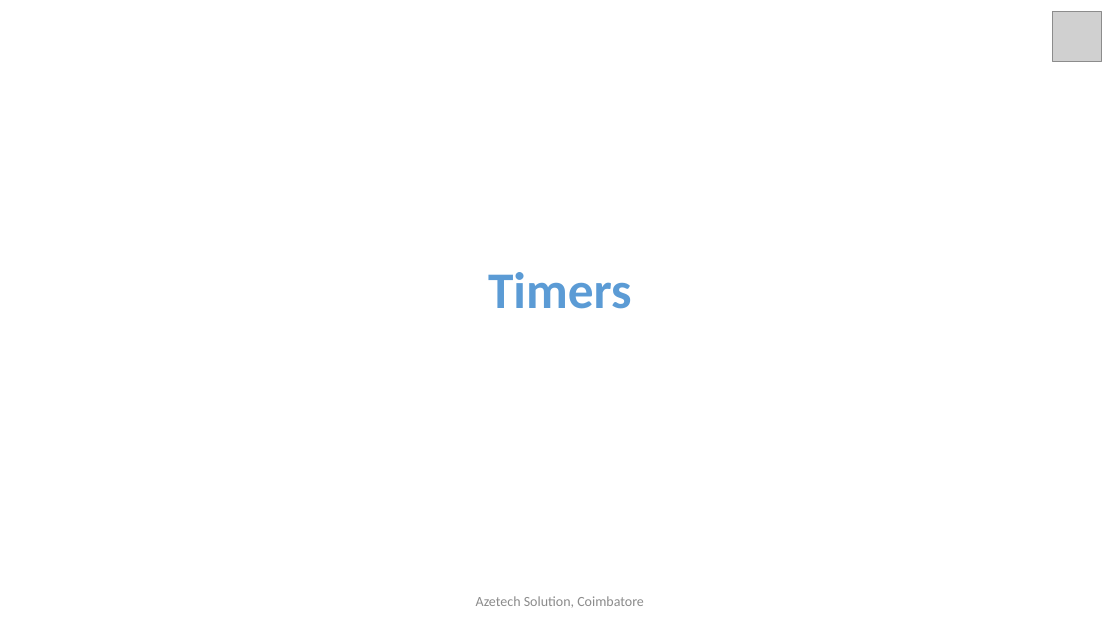
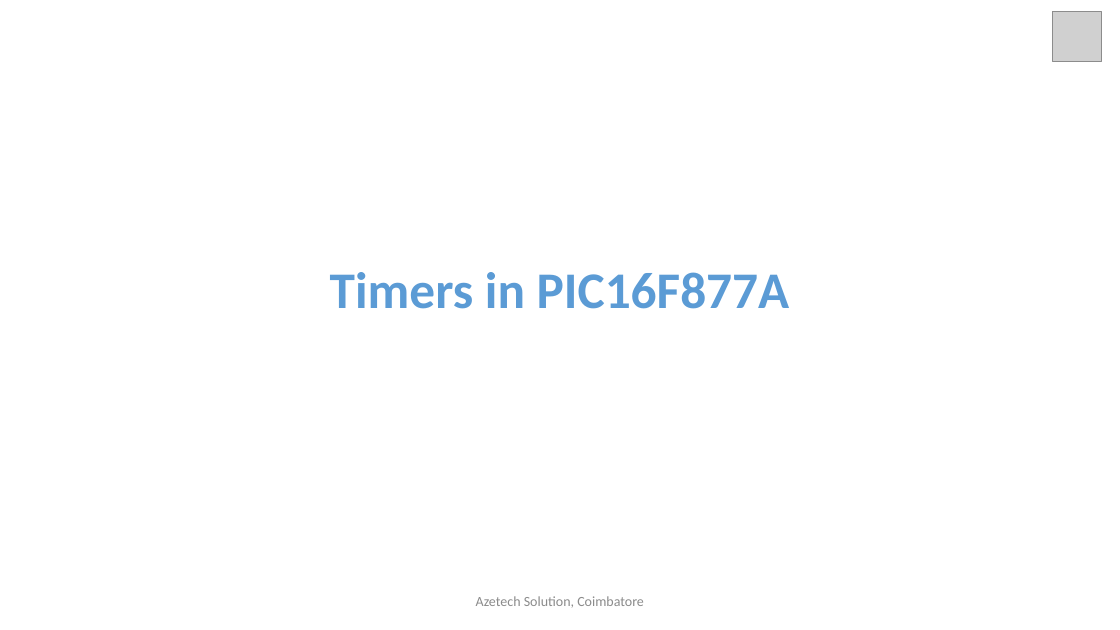
Before and after one commit to arulnelson/PIC_DOC, a slide deck: slide 1 of timers.pptx. Drawn at 1120x630 pixels with LibreOffice and Linux fonts; fonts in the diff are those of the drawing; grey boxes stand for pictures. Boxes give left, top, right and bottom in pixels: in the first picture for what was removed or moved away, otherwise in the second. Text is boxed around its words. In the diff, an @@ line names an element or a change of style, - is before the commit and + after.

Commit message:
title updated

```diff
--- a/timers.pptx
+++ b/timers.pptx
@@ title at bbox=[330, 272, 790, 309]: text changed @@
-Timers
+Timers in PIC16F877A
```
